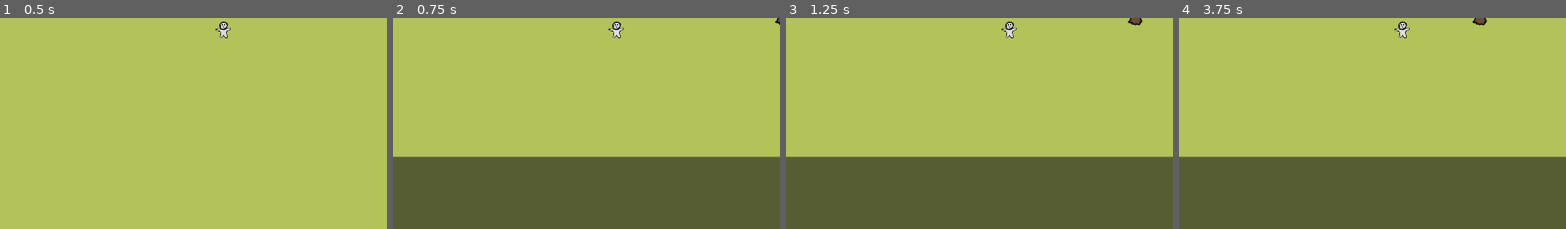
Above: before the commit, frames 1-4 (left to right).
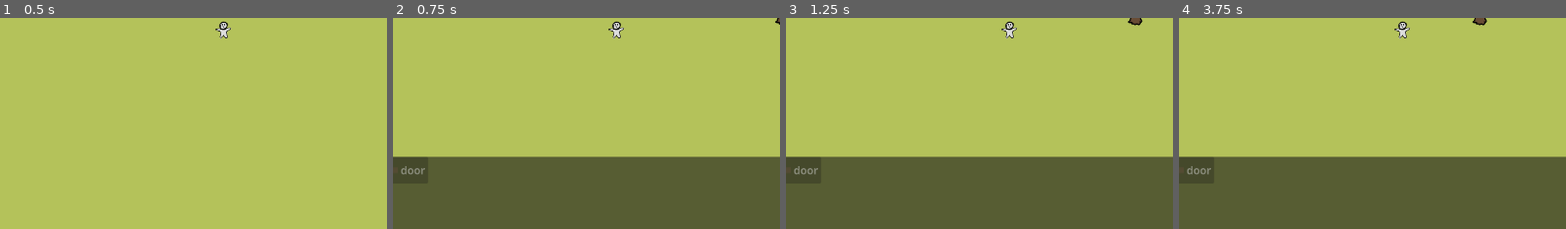
Above: after the commit, the same moments.

Repository: lawrencelin97/survival-game
Game: Godot game, scene res://scenes/main.tscn
Two runs of this game, one before a commit and one after it. Both use one fixed random seed, a clock stepped at 60 frames per second and the inputs below.
Inputs (mouse positions are % of the whole screen's width and height, from its top left):
- Up to frame 1 (0.5 s): no input
- Up to frame 2 (0.75 s): tap Enter at 0.5 s; move the mouse to (72, 46) at 0.52 s; hold D (move_right) from 0.53 s (still down); hold B (build) from 0.53 s (still down)
- Up to frame 3 (1.25 s): keep holding D (move_right); keep holding B (build)
- Up to frame 4 (3.75 s): move the mouse to (30, 57) at 1.27 s; release D (move_right) at 1.28 s; release B (build) at 1.28 s; hold S (move_down) 1.28-2.03 s; tap B (build) at 1.35, 2.3, 3.05 s; move the mouse to (60, 29) at 2.02 s; hold D (move_right) 2.03-2.78 s; hold E (interact) 2.03-2.78 s; move the mouse to (45, 72) at 2.77 s; hold W (move_up) 2.78-3.53 s; click (45, 72) at 2.85 s; move the mouse to (80, 67) at 3.52 s; hold A (move_left) from 3.53 s (still down); hold B (build) from 3.53 s (still down)
The pictures show only the part of the screen within x 21-71%, y 49-98%; the shares and areas given below are measured in that part.

Frame 1 is identical in both runs. In frame 2, 0.1% of the frame differs, in the area x 2-9%, y 70-75%; in frame 3, 0.1%; in frame 4, 0.1%.

Commit message:
updated a door

Diff:
--- /dev/null
+++ b/resources/door_t1.tres
@@ -0,0 +1,21 @@
+[gd_resource type="Resource" script_class="BuildingData" format=3 uid="uid://0sn6hraedtk7"]
+
+[ext_resource type="Script" uid="uid://breg5tyhcvbgp" path="res://scripts/resources/ItemStack.gd" id="1_s3027"]
+[ext_resource type="Resource" uid="uid://db6j7nftb3ydg" path="res://resources/wood_log.tres" id="2_je8m3"]
+[ext_resource type="Texture2D" uid="uid://cmrske7vwrnnx" path="res://art/door.png" id="3_s3027"]
+[ext_resource type="PackedScene" uid="uid://cwo70afi5q51w" path="res://scenes/structures/door_t1.tscn" id="4_je8m3"]
+[ext_resource type="Script" uid="uid://cekdvonujs1ki" path="res://scripts/resources/BuildingData.gd" id="5_rhbsf"]
+
+[sub_resource type="Resource" id="Resource_4emay"]
+script = ExtResource("1_s3027")
+item = ExtResource("2_je8m3")
+metadata/_custom_type_script = "uid://breg5tyhcvbgp"
+
+[resource]
+script = ExtResource("5_rhbsf")
+id = "door_t1"
+display_name = "door"
+scene = ExtResource("4_je8m3")
+cost = Array[ExtResource("1_s3027")]([SubResource("Resource_4emay")])
+icon = ExtResource("3_s3027")
+metadata/_custom_type_script = "uid://cekdvonujs1ki"
--- a/resources/wall.tres
+++ b/resources/wall_t1.tres
@@ -4,7 +4,7 @@
 [ext_resource type="Script" uid="uid://cekdvonujs1ki" path="res://scripts/resources/BuildingData.gd" id="2_mkqn6"]
 [ext_resource type="Resource" uid="uid://db6j7nftb3ydg" path="res://resources/wood_log.tres" id="2_w2sxg"]
 [ext_resource type="Texture2D" uid="uid://w53pco5kcq3a" path="res://art/wall.png" id="3_v4f6i"]
-[ext_resource type="PackedScene" uid="uid://byk1imfdajomp" path="res://scenes/structures/wall.tscn" id="4_2odro"]
+[ext_resource type="PackedScene" uid="uid://byk1imfdajomp" path="res://scenes/structures/wall_t1.tscn" id="4_w2sxg"]
 
 [sub_resource type="Resource" id="Resource_4emay"]
 script = ExtResource("1_wrb2w")
@@ -15,7 +15,7 @@
 script = ExtResource("2_mkqn6")
 id = "wood wall"
 display_name = "wall"
-scene = ExtResource("4_2odro")
+scene = ExtResource("4_w2sxg")
 cost = Array[ExtResource("1_wrb2w")]([SubResource("Resource_4emay")])
 icon = ExtResource("3_v4f6i")
 metadata/_custom_type_script = "uid://cekdvonujs1ki"
--- /dev/null
+++ b/scenes/structures/door_t1.tscn
@@ -0,0 +1,20 @@
+[gd_scene format=3 uid="uid://cwo70afi5q51w"]
+
+[ext_resource type="Script" uid="uid://dv0gs7a0j6whf" path="res://scripts/world/PlacedBuilding.gd" id="1_a43nl"]
+[ext_resource type="Texture2D" uid="uid://cmrske7vwrnnx" path="res://art/door.png" id="2_a43nl"]
+
+[sub_resource type="RectangleShape2D" id="RectangleShape2D_2ktk7"]
+size = Vector2(32, 9)
+
+[node name="Door_t1" type="StaticBody2D" unique_id=840592439]
+collision_layer = 0
+script = ExtResource("1_a43nl")
+is_room_boundary = true
+metadata/_custom_type_script = "uid://dv0gs7a0j6whf"
+
+[node name="Sprite2D" type="Sprite2D" parent="." unique_id=1515773223]
+texture = ExtResource("2_a43nl")
+
+[node name="CollisionShape2D" type="CollisionShape2D" parent="." unique_id=338958130]
+position = Vector2(0, 0.5)
+shape = SubResource("RectangleShape2D_2ktk7")
--- a/scenes/systems/build_menu_ui.tscn
+++ b/scenes/systems/build_menu_ui.tscn
@@ -3,7 +3,8 @@
 [ext_resource type="Script" uid="uid://idold8q2ioys" path="res://scripts/systems/BuildMenuUI.gd" id="1_s0kr8"]
 [ext_resource type="PackedScene" uid="uid://bf0yprdkwnt4o" path="res://scenes/systems/build_option_slot.tscn" id="2_1ds4e"]
 [ext_resource type="Script" uid="uid://cekdvonujs1ki" path="res://scripts/resources/BuildingData.gd" id="3_yi5sy"]
-[ext_resource type="Resource" uid="uid://b8x0bjl45q1yo" path="res://resources/wall.tres" id="4_ihckq"]
+[ext_resource type="Resource" uid="uid://b8x0bjl45q1yo" path="res://resources/wall_t1.tres" id="4_ihckq"]
+[ext_resource type="Resource" uid="uid://0sn6hraedtk7" path="res://resources/door_t1.tres" id="5_ihckq"]
 
 [node name="BuildMenuUi" type="Control" unique_id=1779208186]
 layout_mode = 3
@@ -14,7 +15,7 @@
 offset_bottom = 594.0
 script = ExtResource("1_s0kr8")
 slot_scene = ExtResource("2_1ds4e")
-available_buildings = Array[ExtResource("3_yi5sy")]([ExtResource("4_ihckq")])
+available_buildings = Array[ExtResource("3_yi5sy")]([ExtResource("4_ihckq"), ExtResource("5_ihckq")])
 
 [node name="Panel" type="Panel" parent="." unique_id=502670496]
 layout_mode = 0
Binary file added: art/disassemble.png
Binary file added: art/door.png
Not shown, added: art/door.png.import
Renamed: scenes/structures/wall.tscn -> scenes/structures/wall_t1.tscn
